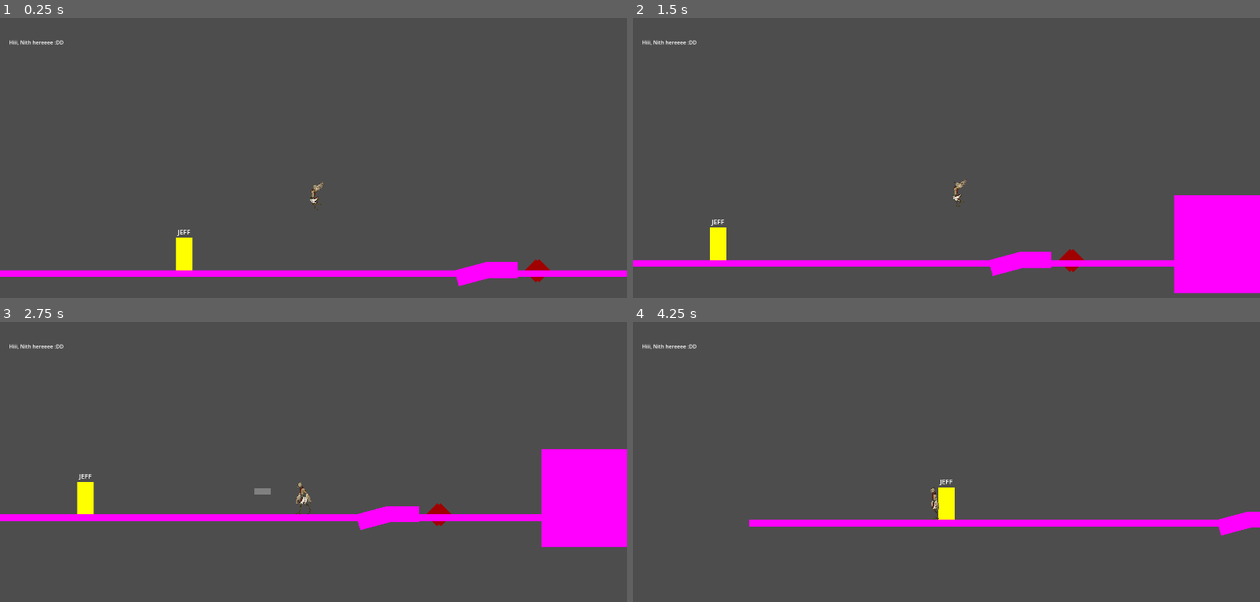
Above: before the commit, frames 1-4 (two rows, left to right).
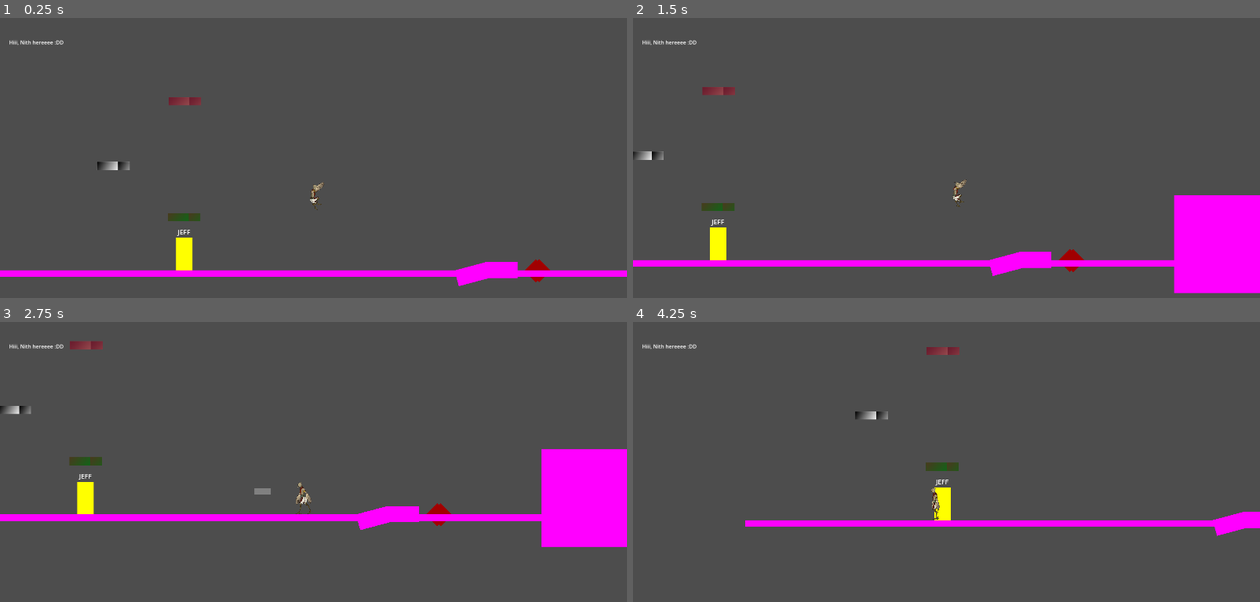
Above: after the commit, the same moments.

Repository: M4przybysz/Kamen-z-serca
Game: Godot game, scene res://src/main/main.tscn
Same seed, same stepped clock (60 frames per second), same inputs: the game is played once before the commit and once after it.
Inputs (mouse positions are in pixels of both pictures, inside the frame that each line leads up to):
- Up to frame 1 (0.25 s): no input
- Up to frame 2 (1.5 s): move the mouse to (915, 264) at 0.52 s; hold D (move_right) from 0.53 s (still down); tap Mouse wheel down (change_feather_down) at 0.6 s; tap Space (jump) at 0.77 s; move the mouse to (1134, 247) at 1.27 s; tap Mouse wheel up (change_feather_up) at 1.35 s
- Up to frame 3 (2.75 s): tap Space (jump) at 1.52 s; move the mouse to (125, 445) at 2.02 s; release D (move_right) at 2.03 s; hold A (move_left) from 2.03 s (still down); tap Middle mouse button (feather_throw) at 2.1 s
- Up to frame 4 (4.25 s): keep holding A (move_left); move the mouse to (977, 498) at 2.77 s; tap Q (shield_use) at 2.85 s; tap Space (jump) at 3.02, 3.77 s; move the mouse to (852, 408) at 3.52 s; tap Shift (slide_and_air_dash) at 3.6 s

The runs differ from the first frame. In frame 1, 0.4% of the frame differs, in the area x 15-33%, y 28-73%; in frame 2, 0.4%; in frame 3, 0.4%; in frame 4, 0.9%, in the area x 17-100%, y 8-77%.

Commit message:
Le basics for platforms
Additional basic platforms ready to add code for functionality

Diff:
--- a/la_creatura_game/src/gameplay/gameplay.tscn
+++ b/la_creatura_game/src/gameplay/gameplay.tscn
@@ -11,7 +11,7 @@
 process_mode = 1
 script = ExtResource("1_i11ig")
 
-[node name="ProgrammersTestingGrounds" parent="." instance=ExtResource("7_crvro")]
+[node name="ProgrammersPlayground" parent="." instance=ExtResource("7_crvro")]
 
 [node name="Level1" parent="." instance=ExtResource("4_6sypr")]
 
--- /dev/null
+++ b/la_creatura_game/src/templates/enviroment/Platform_breaking.tscn
@@ -0,0 +1,27 @@
+[gd_scene load_steps=4 format=3 uid="uid://mtw0v5borccy"]
+
+[sub_resource type="Gradient" id="Gradient_plxia"]
+colors = PackedColorArray(0.29, 0.230115, 0.1189, 1, 0, 0.45, 0.09, 1)
+
+[sub_resource type="GradientTexture2D" id="GradientTexture2D_gvy3w"]
+gradient = SubResource("Gradient_plxia")
+fill_to = Vector2(1, 0.912844)
+
+[sub_resource type="RectangleShape2D" id="RectangleShape2D_pw17s"]
+size = Vector2(100, 25)
+
+[node name="PlatformBreaking" type="Node2D"]
+
+[node name="TextureRect" type="TextureRect" parent="."]
+texture_repeat = 2
+offset_right = 100.0
+offset_bottom = 25.0
+texture = SubResource("GradientTexture2D_gvy3w")
+expand_mode = 3
+stretch_mode = 1
+
+[node name="StaticBody2D" type="StaticBody2D" parent="."]
+
+[node name="CollisionShape2D" type="CollisionShape2D" parent="StaticBody2D"]
+position = Vector2(50, 12.5)
+shape = SubResource("RectangleShape2D_pw17s")
--- /dev/null
+++ b/la_creatura_game/src/templates/enviroment/Platform_slowing.tscn
@@ -0,0 +1,28 @@
+[gd_scene load_steps=4 format=3 uid="uid://vhd8wu8sob1g"]
+
+[sub_resource type="Gradient" id="Gradient_plxia"]
+interpolation_mode = 2
+colors = PackedColorArray(0.418256, 0.111768, 0.179657, 1, 0.63, 0.3339, 0.338835, 1)
+
+[sub_resource type="GradientTexture2D" id="GradientTexture2D_gvy3w"]
+gradient = SubResource("Gradient_plxia")
+fill_to = Vector2(1, 0.912844)
+
+[sub_resource type="RectangleShape2D" id="RectangleShape2D_pw17s"]
+size = Vector2(100, 25)
+
+[node name="PlatformSlowing" type="Node2D"]
+
+[node name="TextureRect" type="TextureRect" parent="."]
+texture_repeat = 2
+offset_right = 100.0
+offset_bottom = 25.0
+texture = SubResource("GradientTexture2D_gvy3w")
+expand_mode = 3
+stretch_mode = 1
+
+[node name="StaticBody2D" type="StaticBody2D" parent="."]
+
+[node name="CollisionShape2D" type="CollisionShape2D" parent="StaticBody2D"]
+position = Vector2(50, 12.5)
+shape = SubResource("RectangleShape2D_pw17s")
--- a/la_creatura_game/src/test_elements/levels/programmers_playground.tscn
+++ b/la_creatura_game/src/test_elements/levels/programmers_playground.tscn
@@ -1,8 +1,11 @@
-[gd_scene load_steps=11 format=3 uid="uid://c2hu2t4j0od5o"]
+[gd_scene load_steps=14 format=3 uid="uid://c2hu2t4j0od5o"]
 
 [ext_resource type="PackedScene" uid="uid://bcep0b81sj6pl" path="res://src/test_elements/enemy/Spike_test.tscn" id="1_cc8v3"]
-[ext_resource type="PackedScene" uid="uid://fiiq6mgymvyn" path="res://src/test_elements/enemy/jeff.tscn" id="2_f5u2k"]
+[ext_resource type="PackedScene" path="res://src/test_elements/enemy/jeff.tscn" id="2_f5u2k"]
 [ext_resource type="PackedScene" uid="uid://df6sgaa02ae60" path="res://src/templates/characters/enemy_template.tscn" id="3_tev26"]
+[ext_resource type="PackedScene" uid="uid://mtw0v5borccy" path="res://src/templates/enviroment/Platform_breaking.tscn" id="4_frxwc"]
+[ext_resource type="PackedScene" uid="uid://dr1pgdanv45c4" path="res://src/templates/enviroment/Platform_basic.tscn" id="5_8lnfh"]
+[ext_resource type="PackedScene" uid="uid://vhd8wu8sob1g" path="res://src/templates/enviroment/Platform_slowing.tscn" id="6_kn8ie"]
 
 [sub_resource type="PhysicsMaterial" id="PhysicsMaterial_yoxu6"]
 
@@ -131,3 +134,12 @@
 
 [node name="EnemyTemplate" parent="Enemies" instance=ExtResource("3_tev26")]
 position = Vector2(2404, 591)
+
+[node name="PlatformBreaking" parent="." instance=ExtResource("4_frxwc")]
+position = Vector2(54, 474)
+
+[node name="PlatformBasic" parent="." instance=ExtResource("5_8lnfh")]
+position = Vector2(-163, 317)
+
+[node name="PlatformSlowing" parent="." instance=ExtResource("6_kn8ie")]
+position = Vector2(56, 119)
